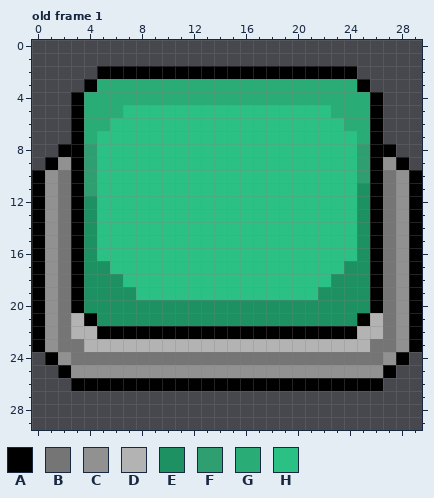
Two states of a pixel-art file, Assets/PersonalAssets/Player/AllowEntranceButton.aseprite. That is the earlier state.
30x30 pixels, 1 frame. Shown: old frame 1.
Palette (. is transparent): A #000000  B #757575  C #919191  D #b3b3b3  E #1e9162  F #2f9f71  G #2aac77  H #2cc184
Pixels before, old frame 1, first column x 0:
 2 .....AAAAAAAAAAAAAAAAAAAA.....
 3 ....AGGGGGGGGGGGGGGGGGGGGA....
 4 ...AGGGGGGGGGGGGGGGGGGGGGGA...
 5 ...AGGGHHHHHHHHHHHHHHHHGGGA...
 6 ...AGGHHHHHHHHHHHHHHHHHHGGA...
 7 ...AGHHHHHHHHHHHHHHHHHHHHGA...
 8 ..AAFHHHHHHHHHHHHHHHHHHHHFAA..
 9 .ACAFHHHHHHHHHHHHHHHHHHHHFACA.
10 ACBAFHHHHHHHHHHHHHHHHHHHHFABCA
11 ACBAFHHHHHHHHHHHHHHHHHHHHEABCA
12 ACBAEHHHHHHHHHHHHHHHHHHHHEABCA
13 ACBAEHHHHHHHHHHHHHHHHHHHHEABCA
14 ACBAEHHHHHHHHHHHHHHHHHHHHEABCA
15 ACBAEHHHHHHHHHHHHHHHHHHHHEABCA
16 ACBAEHHHHHHHHHHHHHHHHHHHHEABCA
17 ACBAEEHHHHHHHHHHHHHHHHHHEEABCA
18 ACBAEEEHHHHHHHHHHHHHHHHEEEABCA
19 ACBAEEEEHHHHHHHHHHHHHHEEEEABCA
20 ACBAEEEEEEEEEEEEEEEEEEEEEEABCA
21 ACBDAEEEEEEEEEEEEEEEEEEEEADBCA
22 ACBDDAAAAAAAAAAAAAAAAAAAADDBCA
23 ACBBDDDDDDDDDDDDDDDDDDDDDDBBCA
24 .ACBBBBBBBBBBBBBBBBBBBBBBBBCA.
25 ..ACCCCCCCCCCCCCCCCCCCCCCCCA..
26 ...AAAAAAAAAAAAAAAAAAAAAAAA...
After the commit:
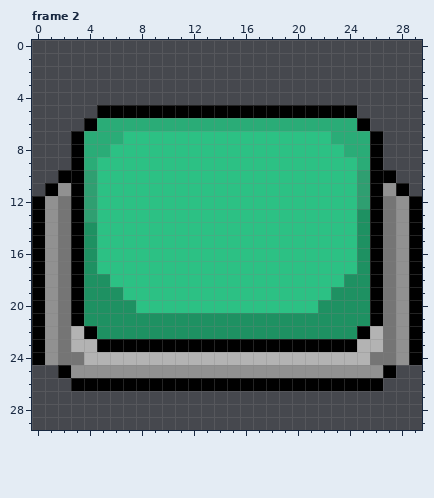
A new or re-ordered frame is compared with the old frame closest to it.
Edits made:
{"change": "frames 1 -> 3"}
{"where": "frame 2 is new; against old frame 1"}
{"frame":2,"y":2,"x":5,"old":"AAAAAAAAAAAAAAAAAAAA","new":"...................."}
{"frame":2,"y":3,"x":4,"old":"AGGGGGGGGGGGGGGGGGGGGA","new":"......................"}
{"frame":2,"y":4,"x":3,"old":"AGGGGGGGGGGGGGGGGGGGGGGA","new":"........................"}
{"frame":2,"y":5,"x":3,"old":"AGGGHHHHHHHHHHHHHHHHGGGA","new":"..AAAAAAAAAAAAAAAAAAAA.."}
{"frame":2,"y":6,"x":3,"old":"AG","new":".A"}
{"frame":2,"y":6,"x":6,"old":"HHHHHHHHHHHHHHHHHH","new":"GGGGGGGGGGGGGGGGGG"}
{"frame":2,"y":6,"x":25,"old":"GA","new":"A."}
{"frame":2,"y":7,"x":5,"old":"HH","new":"GG"}
{"frame":2,"y":7,"x":23,"old":"HH","new":"GG"}
{"frame":2,"y":8,"x":2,"old":"A","new":"."}
{"frame":2,"y":8,"x":4,"old":"FH","new":"GG"}
{"frame":2,"y":8,"x":24,"old":"HF","new":"GG"}
{"frame":2,"y":8,"x":27,"old":"A","new":"."}
{"frame":2,"y":9,"x":1,"old":"AC","new":".."}
{"frame":2,"y":9,"x":4,"old":"F","new":"G"}
{"frame":2,"y":9,"x":25,"old":"F","new":"G"}
{"frame":2,"y":9,"x":27,"old":"CA","new":".."}
{"frame":2,"y":10,"x":0,"old":"ACB","new":"..A"}
{"frame":2,"y":10,"x":27,"old":"BCA","new":"A.."}
{"frame":2,"y":11,"x":0,"old":"ACB","new":".AC"}
{"frame":2,"y":11,"x":25,"old":"E","new":"F"}
{"frame":2,"y":11,"x":27,"old":"BCA","new":"CA."}
{"frame":2,"y":12,"x":4,"old":"E","new":"F"}
{"frame":2,"y":12,"x":25,"old":"E","new":"F"}
{"frame":2,"y":13,"x":4,"old":"E","new":"F"}
{"frame":2,"y":17,"x":5,"old":"E","new":"H"}
{"frame":2,"y":17,"x":24,"old":"E","new":"H"}
{"frame":2,"y":18,"x":6,"old":"E","new":"H"}
{"frame":2,"y":18,"x":23,"old":"E","new":"H"}
{"frame":2,"y":19,"x":7,"old":"E","new":"H"}
{"frame":2,"y":19,"x":22,"old":"E","new":"H"}
{"frame":2,"y":20,"x":8,"old":"EEEEEEEEEEEEEE","new":"HHHHHHHHHHHHHH"}
{"frame":2,"y":21,"x":3,"old":"DA","new":"AE"}
{"frame":2,"y":21,"x":25,"old":"AD","new":"EA"}
{"frame":2,"y":22,"x":4,"old":"DAAAAAAAAAAAAAAAAAAAAD","new":"AEEEEEEEEEEEEEEEEEEEEA"}
{"frame":2,"y":23,"x":3,"old":"B","new":"D"}
{"frame":2,"y":23,"x":5,"old":"DDDDDDDDDDDDDDDDDDDD","new":"AAAAAAAAAAAAAAAAAAAA"}
{"frame":2,"y":23,"x":26,"old":"B","new":"D"}
{"frame":2,"y":24,"x":0,"old":".AC","new":"ACB"}
{"frame":2,"y":24,"x":4,"old":"BBBBBBBBBBBBBBBBBBBBBB","new":"DDDDDDDDDDDDDDDDDDDDDD"}
{"frame":2,"y":24,"x":27,"old":"CA.","new":"BCA"}
{"label":"changed","picture_box":[32,66,422,365]}
